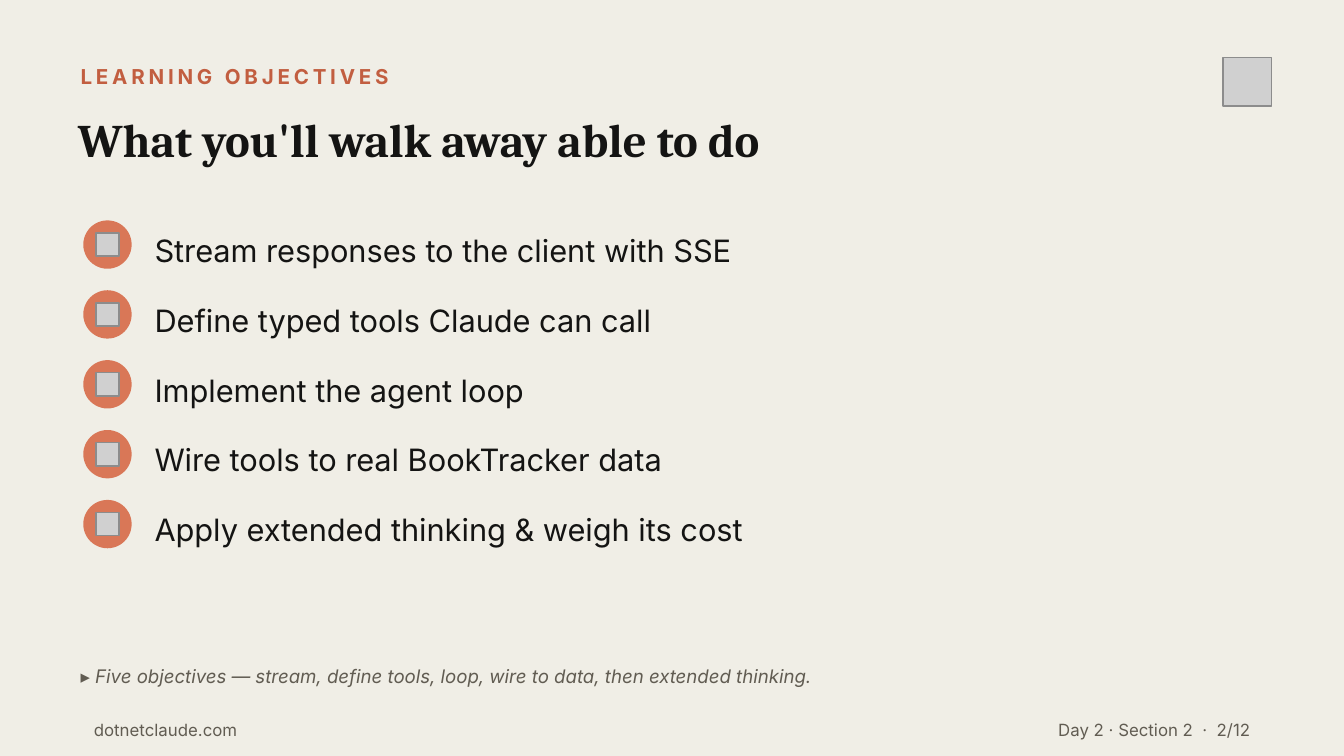
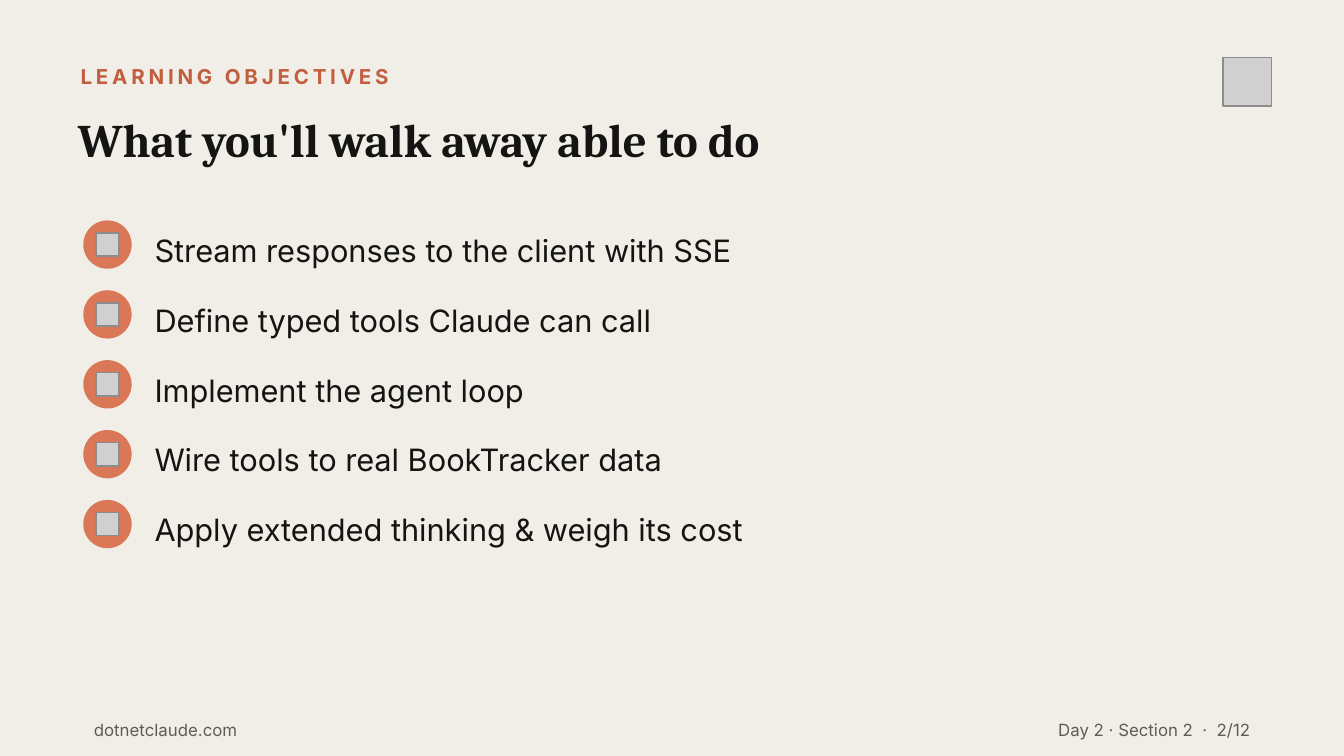
Before and after one commit to cwoodruff/dotnet-claude-workshop-content, a slide deck: slide 2 of decks/Day 2/Day2-Section2-Streaming-Tools-Thinking.pptx. Drawn at 1344x756 pixels with LibreOffice and Linux fonts; fonts in the diff are those of the drawing; grey boxes stand for pictures. Boxes give left, top, right and bottom in pixels: in the first picture for what was removed or moved away, otherwise in the second. Text is boxed around its words. In the diff, an @@ line names an element or a change of style, - is before the commit and + after.

```diff
--- a/decks/Day 2/Day2-Section2-Streaming-Tools-Thinking.pptx
+++ b/decks/Day 2/Day2-Section2-Streaming-Tools-Thinking.pptx
@@ text removed at box(95, 669, 811, 687) @@
-▸ Five objectives — stream, define tools, loop, wire to data, then extended thinking.
```
Also in this commit, not shown: 11 other slides changed, 11 other files.
